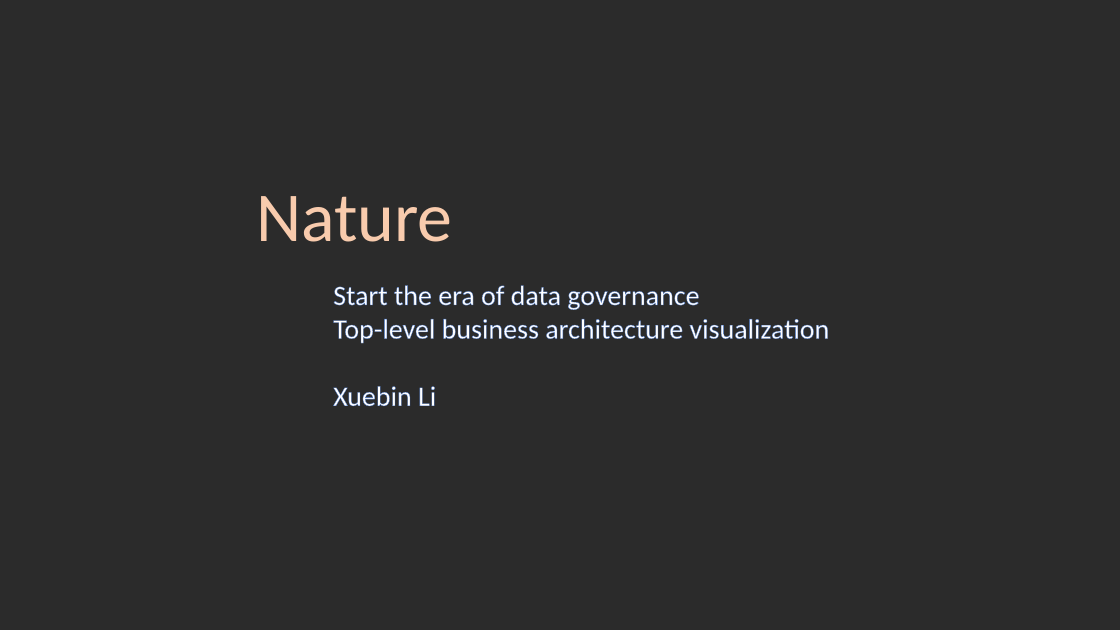
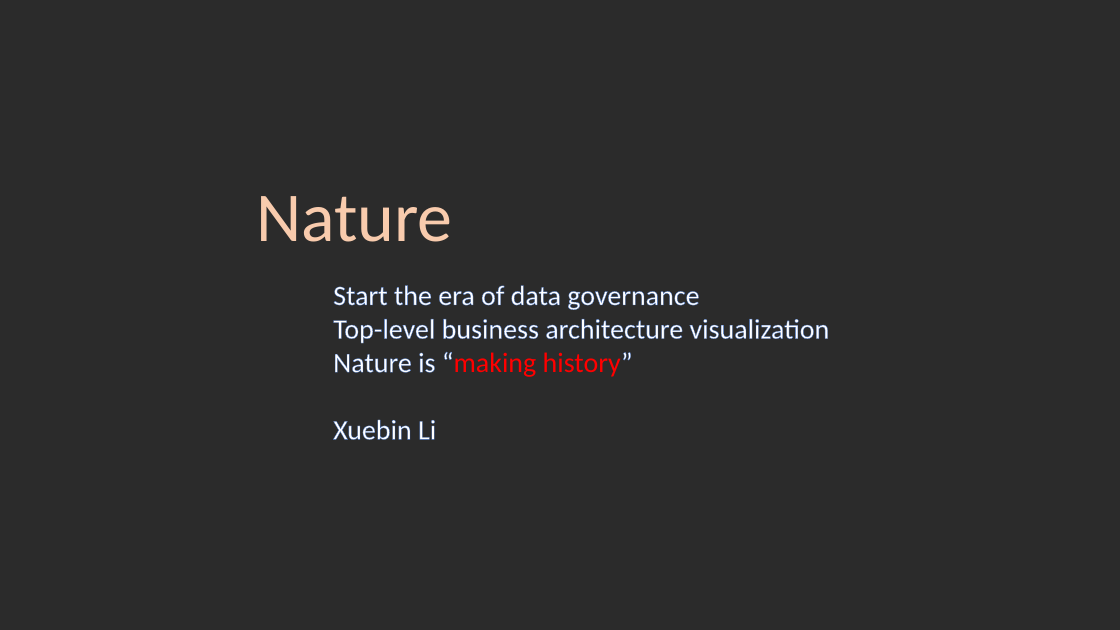
Before and after one commit to llxxbb/Nature, a slide deck: slide 1 of doc/nature.pptx. Drawn at 1120x630 pixels with LibreOffice and Linux fonts; fonts in the diff are those of the drawing; background and template pictures are left out; a plain dark background stands for a picture behind light text. Boxes give left, top, right and bottom in pixels: in the first picture for what was removed or moved away, otherwise in the second. Text is boxed around its words. In the diff, an @@ line names an element or a change of style, - is before the commit and + after.

```diff
--- a/doc/nature.pptx
+++ b/doc/nature.pptx
@@ text at [333, 319, 830, 377]: text changed @@
-Top-level business architecture visualization
+Top-level business architecture visualization
+Nature is “making history”
```
Also in this commit, not shown: 6 other slides changed, 9 slides added, 14 slides removed, 19 other files.
